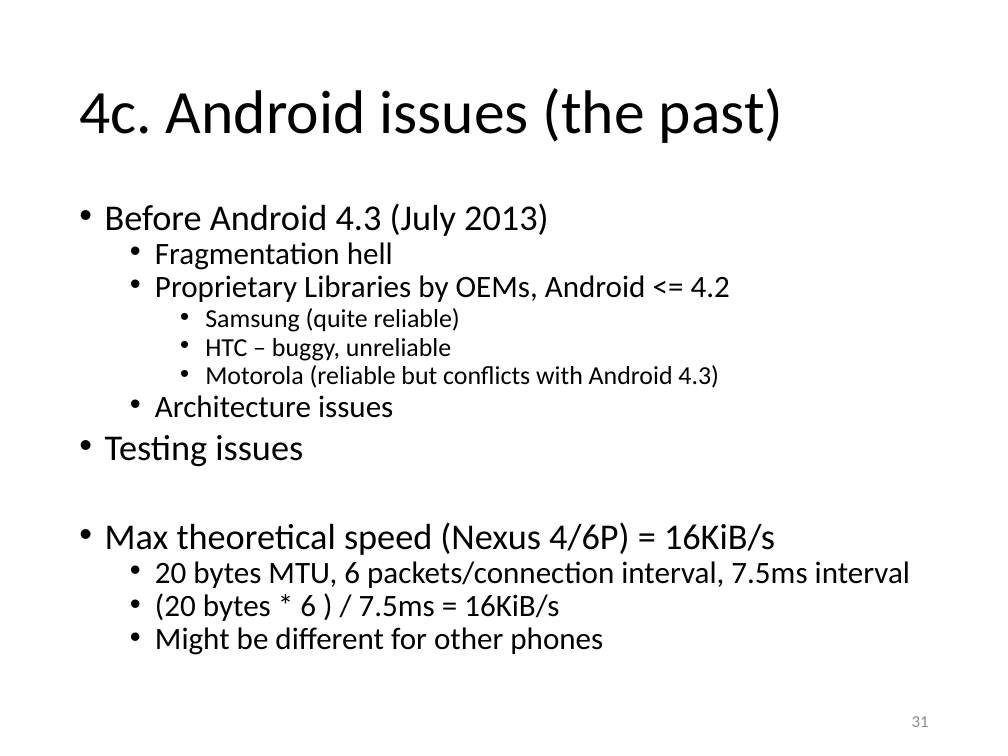
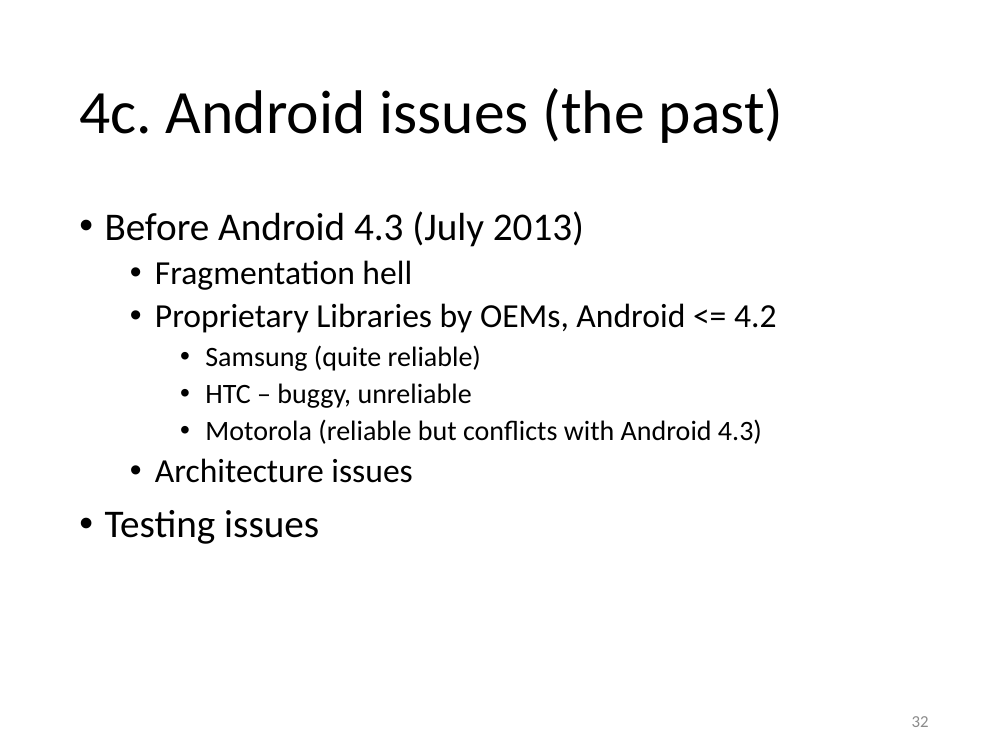
Before and after one commit to yeokm1/intro-to-ble, a slide deck: slide 32 of intro to ble.pptx (slide 31 before the commit). Drawn at 1008x756 pixels with LibreOffice and Linux fonts; fonts in the diff are those of the drawing. Boxes give left, top, right and bottom in pixels: in the first picture for what was removed or moved away, otherwise in the second. Text is boxed around its words. In the diff, an @@ line names an element or a change of style, - is before the commit and + after.

```diff
--- a/intro to ble.pptx
+++ b/intro to ble.pptx
@@ text "Before Android 4.3 (July 2013)" at bbox=[105, 211, 776, 544]: size 25.9 to 28 pt in "Before Android 4.3 (July 2013)", "Testing issues"; size 22.2 to 24 pt in "Fragmentation hell", "Proprietary Libraries by OEMs, Android <= 4.2", "Architecture issues"; size 18.5 to 20 pt in "Samsung (quite reliable)", "HTC – buggy, unreliable", "Motorola (reliable but conflicts with Android 4.3)"; line spacing 0.7 to 0.9 @@
@@ text at bbox=[105, 522, 910, 655]: paragraphs removed @@
-• Max theoretical speed (Nexus 4/6P) = 16KiB/s
-  • 20 bytes MTU, 6 packets/connection interval, 7.5ms interval
-  • (20 bytes * 6 ) / 7.5ms = 16KiB/s
-  • Might be different for other phones
@@ page number at bbox=[912, 716, 929, 727]: text changed @@
-31
+32
```
Also in this commit, not shown: 2 other slides changed, 3 slides added, 1 other file.
